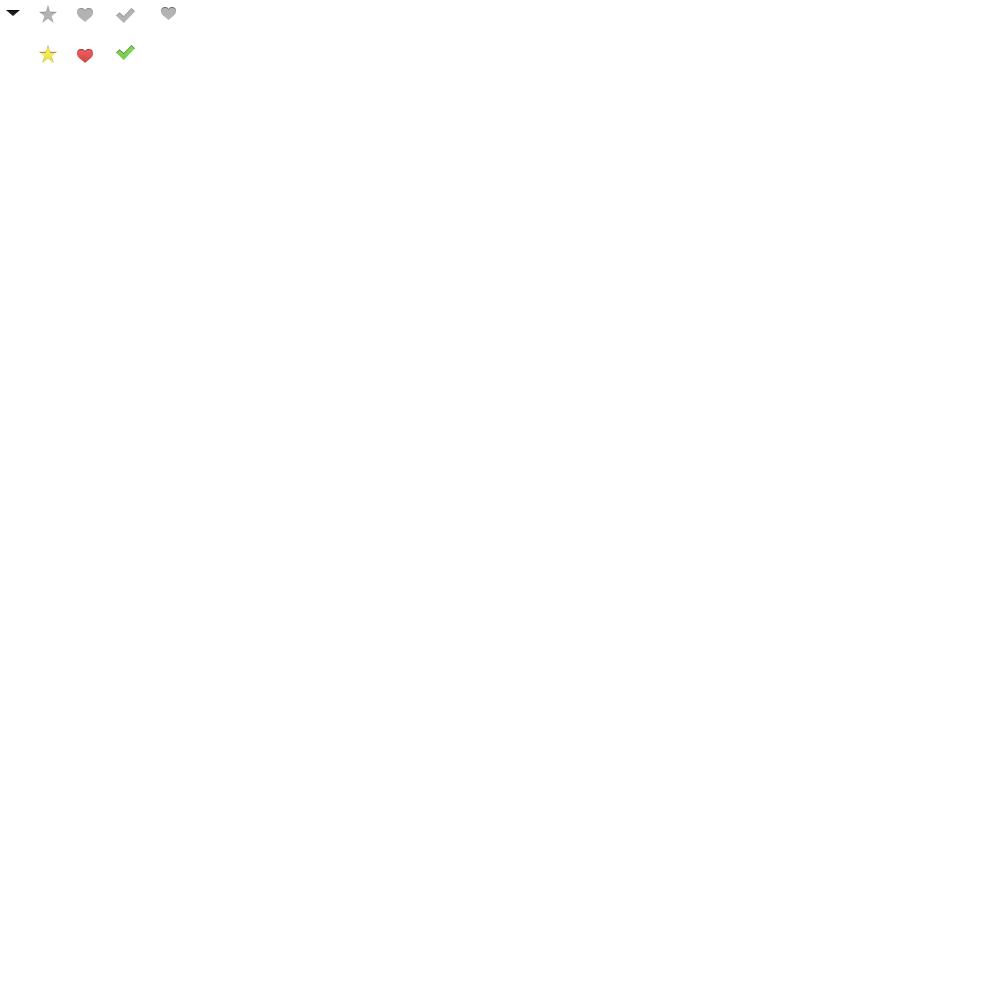
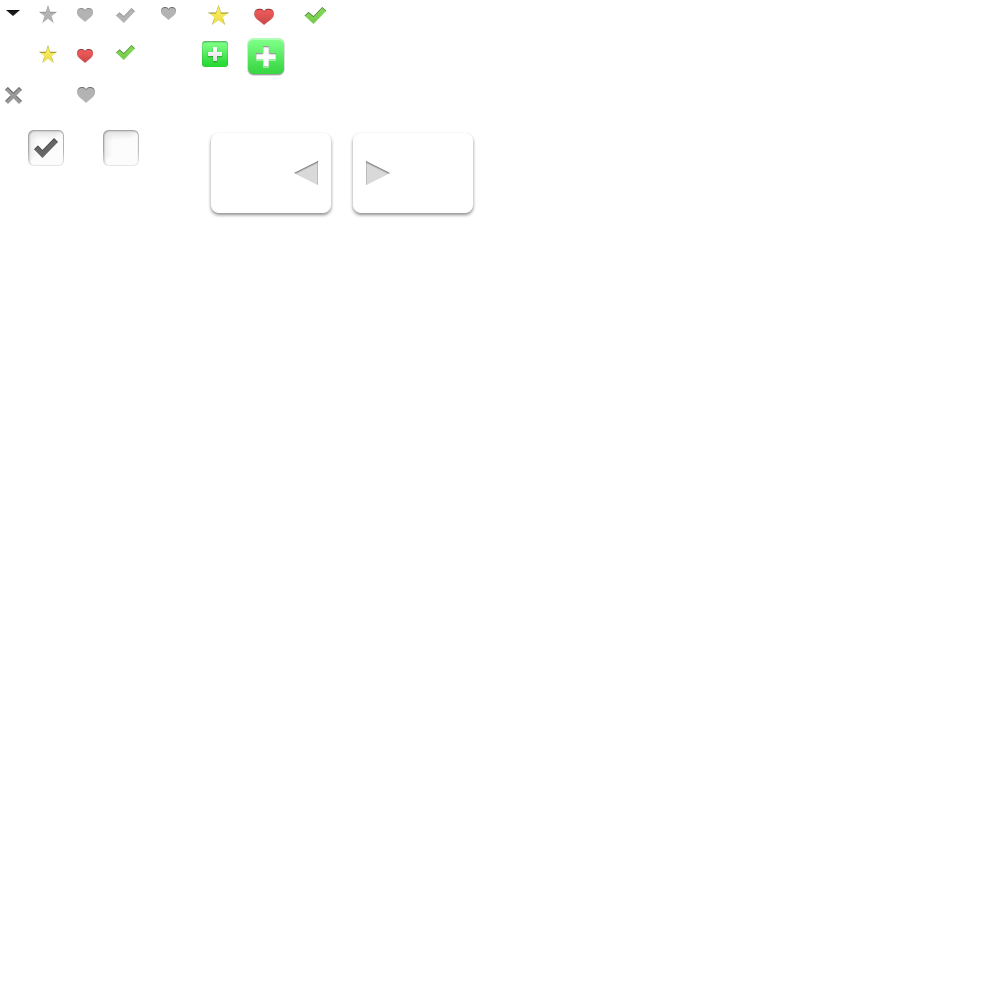
Two versions of the same layered image (w=1000, h=1000). Layer-by-layer changes:
added group "Product Photo Viewer" with 6 layers above "[ + ]" over [211, 133, 473, 213]
added group "<|" with 2 layers in group "Product Photo Viewer" over [211, 133, 331, 213]
added layer "Shape 3 copy" in group "<|" over [294, 161, 318, 185]
added layer "Rounded Rectangle 41 copy" in group "<|" over [211, 133, 331, 213]
added group "|>" with 2 layers in group "Product Photo Viewer" over [353, 133, 473, 213]
added layer "Shape 3" in group "|>" over [366, 161, 390, 185]
added layer "Rounded Rectangle 41" in group "|>" over [353, 133, 473, 213]
added group "[ + ]" with 2 layers above "Checkboxes" over [248, 38, 284, 74]
added layer "text box" in group "[ + ]" over [248, 38, 284, 74]
added layer "Rectangle 16" in group "[ + ]" over [253, 43, 279, 69]
added group "Checkboxes" with 3 layers above "Add to collection" over [28, 130, 139, 166]
added layer "Unchecked checkbox" in group "Checkboxes" over [103, 130, 139, 166]
added layer "checked checkbox" in group "Checkboxes" over [28, 130, 64, 166]
added group "WLT-Btn-Group - Product Details Modal" with 3 layers above "Before I started Organizing" over [208, 5, 327, 25]
added layer "Shape 5 copy 25" (1st of 3, in "WLT-Btn-Group - Product Details Modal") in group "WLT-Btn-Group - Product Details Modal" over [304, 7, 327, 24]
added layer "Shape 5 copy 29" (1st of 3, in "WLT-Btn-Group - Product Details Modal") in group "WLT-Btn-Group - Product Details Modal" over [254, 8, 274, 25]
added layer "Shape 5 copy 30" in group "WLT-Btn-Group - Product Details Modal" over [208, 5, 229, 25]
added group "Before I started Organizing" with 12 layers above "Background" over [5, 87, 95, 104]
added layer "Shape 5 copy 13" in group "Before I started Organizing" over [77, 87, 95, 103]
added layer "Rectangle 9 copy 4" in group "Before I started Organizing" over [5, 87, 22, 104]
…and 2 more changes (2 added)
